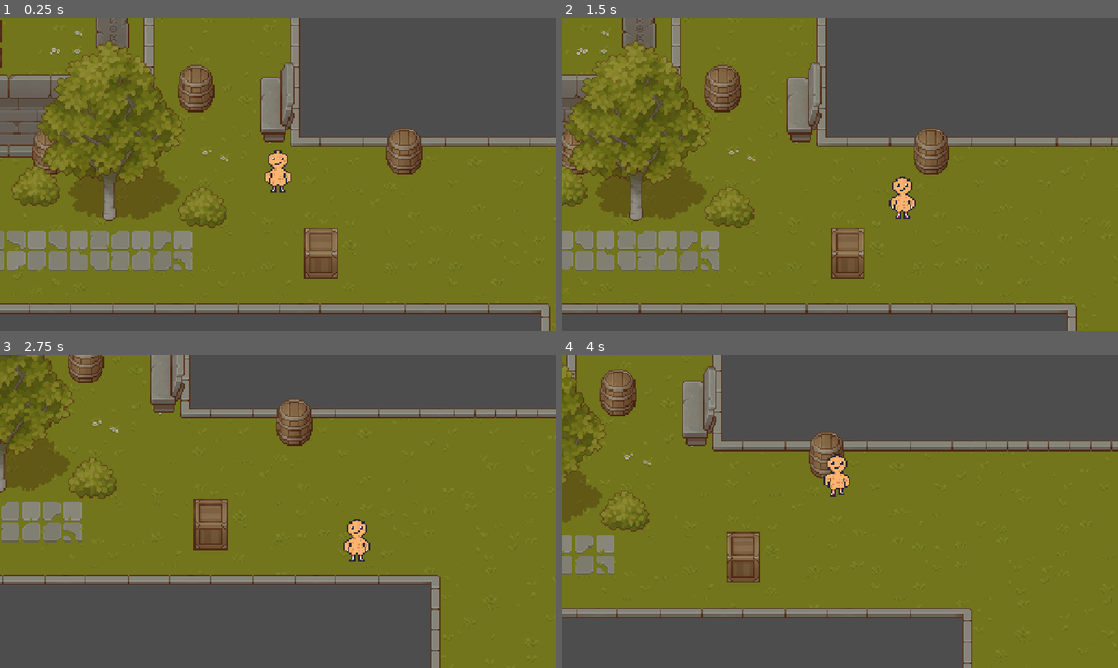
Above: before the commit, frames 1-4 (two rows, left to right).
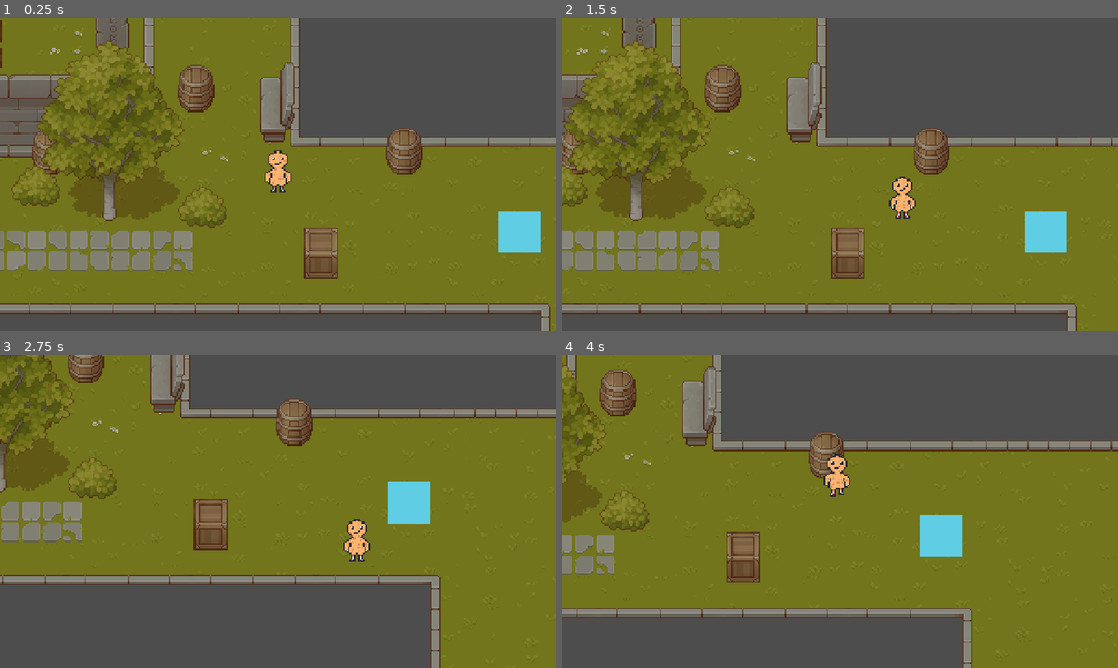
Above: after the commit, the same moments.

Repository: amendoa657/JogoFront
Game: Godot game, scene res://Scenes/mainScene.tscn
Two runs of this game, one before a commit and one after it. Both use one fixed random seed, a clock stepped at 60 frames per second and the inputs below.
Inputs:
- Up to frame 1 (0.25 s): no input
- Up to frame 2 (1.5 s): tap Enter at 0.5 s; hold Right (ui_right) 0.53-1.28 s; hold Down (ui_down) from 1.28 s (still down)
- Up to frame 3 (2.75 s): release Down (ui_down) at 2.03 s; hold Right (ui_right) from 2.03 s (still down)
- Up to frame 4 (4 s): release Right (ui_right) at 2.78 s; hold Up (ui_up) 2.78-3.53 s; hold Left (ui_left) from 3.53 s (still down)

The runs differ from the first frame. In frame 1, 1.0% of the frame differs, in the area x 89-98%, y 61-75%; in frame 2, 1.0%; in frame 3, 1.0%, in the area x 69-78%, y 40-54%; in frame 4, 1.0%.

Commit message:
update 1.1.0.2
Add dialog ze gotinha

Diff:
--- a/Scenes/dialogo_ze_gotinha.tscn
+++ b/Scenes/dialogo_ze_gotinha.tscn
@@ -1,8 +1,7 @@
-[gd_scene load_steps=2 format=3 uid="uid://bjrxvu44j3eud"]
-
-[ext_resource type="Texture2D" uid="uid://chxbuj7na13fj" path="res://Sprites/amendoa.png" id="1_2ixdo"]
+[gd_scene format=3 uid="uid://bjrxvu44j3eud"]
 
 [node name="Control" type="Control"]
+z_index = 99
 layout_mode = 3
 anchors_preset = 15
 anchor_right = 1.0
@@ -12,7 +11,13 @@
 grow_horizontal = 2
 grow_vertical = 2
 
-[node name="Amendoa" type="Sprite2D" parent="."]
-position = Vector2(675.75, 403.5)
-scale = Vector2(31.140625, 9.21875)
-texture = ExtResource("1_2ixdo")
+[node name="PanelContainer" type="PanelContainer" parent="."]
+layout_mode = 0
+offset_top = 445.0
+offset_right = 1278.0
+offset_bottom = 718.0
+
+[node name="Label" type="Label" parent="PanelContainer"]
+layout_mode = 2
+text = "Lorem ipsum dolor sit amet, consectetur adipiscing elit. Quisque vel dapibus dui, ac bibendum magna. Nullam eu auctor sem. Duis condimentum faucibus lectus. Cras ultricies velit non nisl convallis, a interdum ligula posuere. In lobortis blandit eros laoreet mattis. Pellentesque luctus fringilla bibendum. Mauris metus urna, rhoncus et dignissim non, congue a risus. Suspendisse porta convallis orci vitae vestibulum. Aliquam id tellus sed justo eleifend hendrerit. Nullam a nibh quis justo gravida vulputate et in enim. Proin vel tristique eros, non pellentesque tellus. Nam tristique dui tortor, ut dictum metus porta lobortis."
+autowrap_mode = 3
--- a/Scenes/mainScene.tscn
+++ b/Scenes/mainScene.tscn
@@ -20,6 +20,7 @@
 [ext_resource type="Texture2D" uid="uid://bw3mbq2tsimxc" path="res://Sprites/placa.png" id="10_l0d1b"]
 [ext_resource type="Texture2D" uid="uid://bs8qksbfb0c02" path="res://Sprites/placaCpp.png" id="11_w8a2l"]
 [ext_resource type="Texture2D" uid="uid://cqr02wnmxeql1" path="res://Sprites/placaNova.png" id="18_ekaqe"]
+[ext_resource type="PackedScene" uid="uid://camx6u1a4imfi" path="res://Scenes/ze_gotinha.tscn" id="22_iypob"]
 
 [sub_resource type="RectangleShape2D" id="RectangleShape2D_oi7nq"]
 size = Vector2(75, 58.75)
@@ -4771,6 +4772,9 @@
 tile_set = SubResource("TileSet_l42ic")
 y_sort_origin = 55
 
+[node name="ZeGotinha" parent="." instance=ExtResource("22_iypob")]
+position = Vector2(1034, 497)
+
 [node name="Player" parent="." instance=ExtResource("1_yyxd1")]
 z_index = 2
 y_sort_enabled = true
Not shown: 1 places in Scenes/mainScene.tscn that only renumber resources
